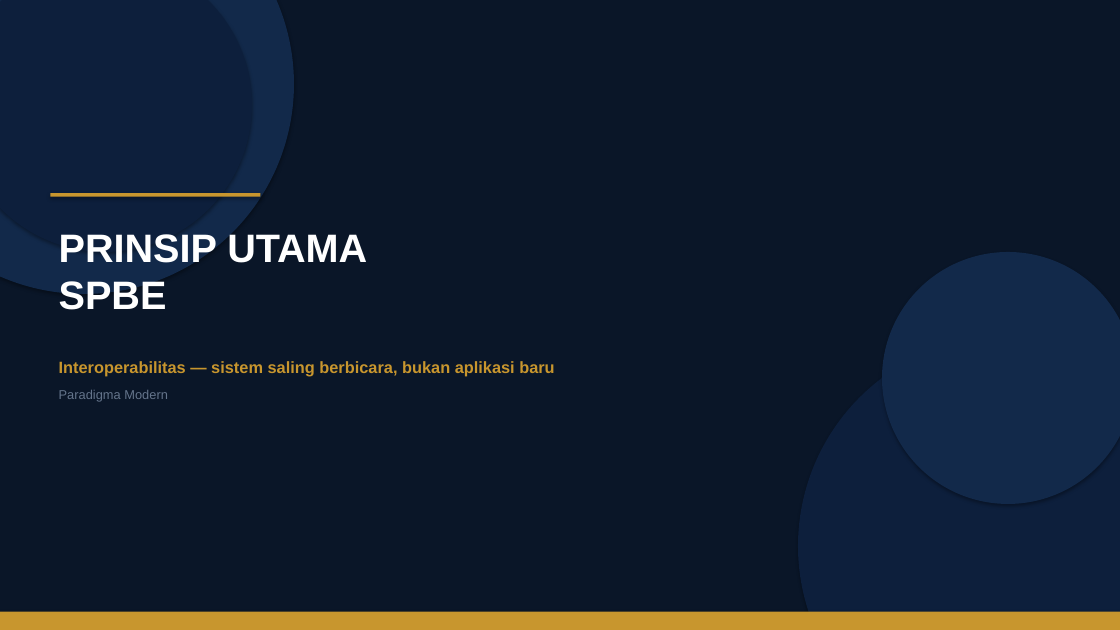
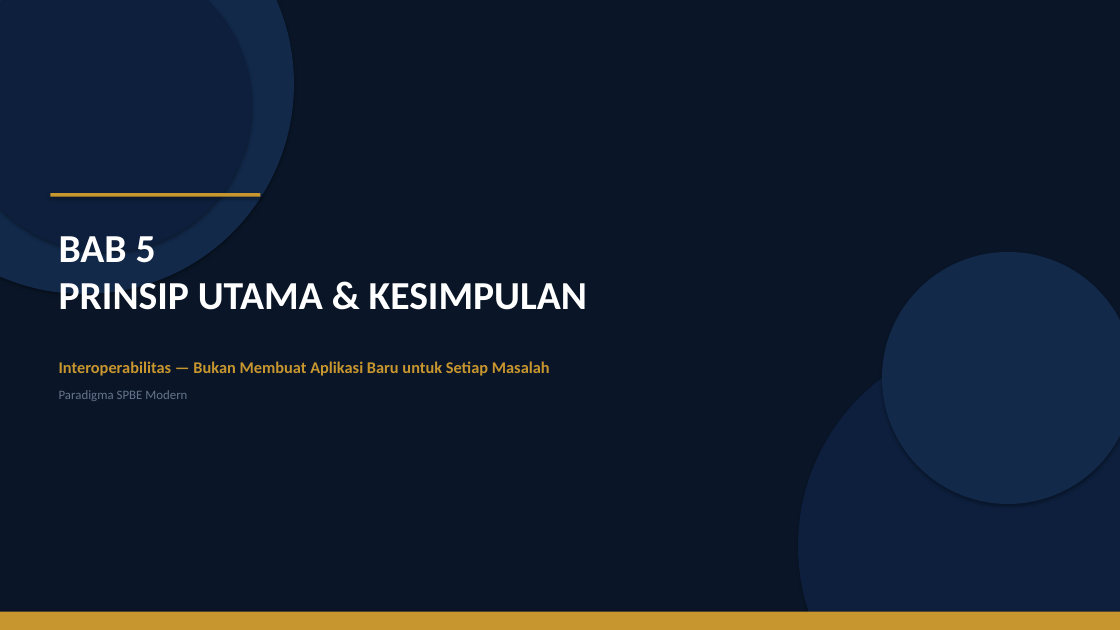
Before and after one commit to rahadiana/coba_ppt, a slide deck: slide 14 of SPBE_Transformasi_Birokrasi.pptx. Drawn at 1120x630 pixels with LibreOffice and Linux fonts; fonts in the diff are those of the drawing. Boxes give left, top, right and bottom in pixels: in the first picture for what was removed or moved away, otherwise in the second. Text is boxed around its words. In the diff, an @@ line names an element or a change of style, - is before the commit and + after.

Commit message:
update: SPBE Transformasi Birokrasi presentation (16 slide, konten lengkap)

```diff
--- a/SPBE_Transformasi_Birokrasi.pptx
+++ b/SPBE_Transformasi_Birokrasi.pptx
@@ text at box(59, 236, 587, 310): text changed; font Arial to Calibri @@
-PRINSIP UTAMA
-SPBE
+BAB 5
+PRINSIP UTAMA & KESIMPULAN
@@ text at box(59, 361, 550, 376): text changed; font Arial to Calibri @@
-Interoperabilitas — sistem saling berbicara, bukan aplikasi baru
+Interoperabilitas — Bukan Membuat Aplikasi Baru untuk Setiap Masalah
@@ text at box(59, 390, 187, 401): text changed; font Arial to Calibri @@
-Paradigma Modern
+Paradigma SPBE Modern
```
Also in this commit, not shown: 14 other slides changed, 1 slide added, 1 slide removed.
